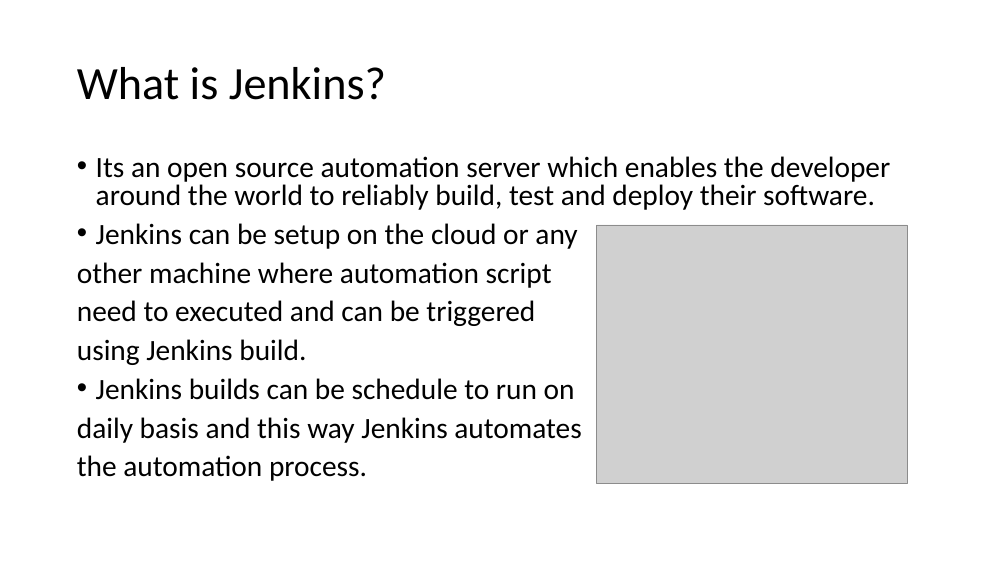
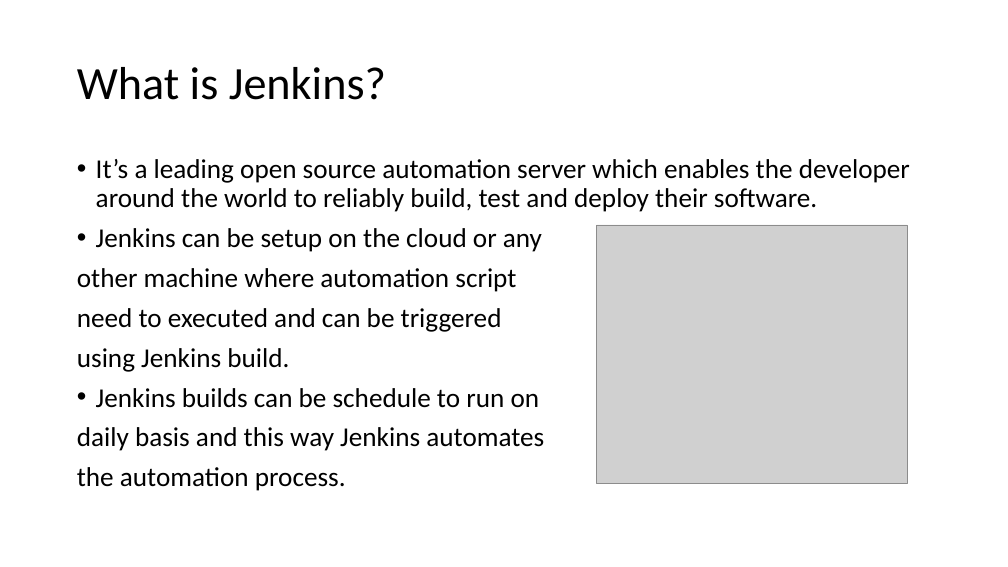
Before and after one commit to francisantonyraj/AutomationDocuments, a slide deck: slide 2 of Jenkins.pptx. Drawn at 1008x567 pixels with LibreOffice and Linux fonts; fonts in the diff are those of the drawing; grey boxes stand for pictures. Boxes give left, top, right and bottom in pixels: in the first picture for what was removed or moved away, otherwise in the second. Text is boxed around its words. In the diff, an @@ line names an element or a change of style, - is before the commit and + after.

```diff
--- a/Jenkins.pptx
+++ b/Jenkins.pptx
@@ text at [96,159,910,212]: text changed; size 28 to 25.9 pt @@
-• Its an open source automation server which enables the developer around the world to reliably build, test and deploy their software.
+• It’s a leading open source automation server which enables the developer around the world to reliably build, test and deploy their software.
@@ text at [77,228,544,491]: size 28 to 25.9 pt in "Jenkins can be setup on the cloud ...", "other machine where automation script", "need to executed and can be triggered", "using Jenkins build." and 3 more places; line spacing 0.8 to 0.9 @@
```
Also in this commit, not shown: 2 slides added, 2 other files.
